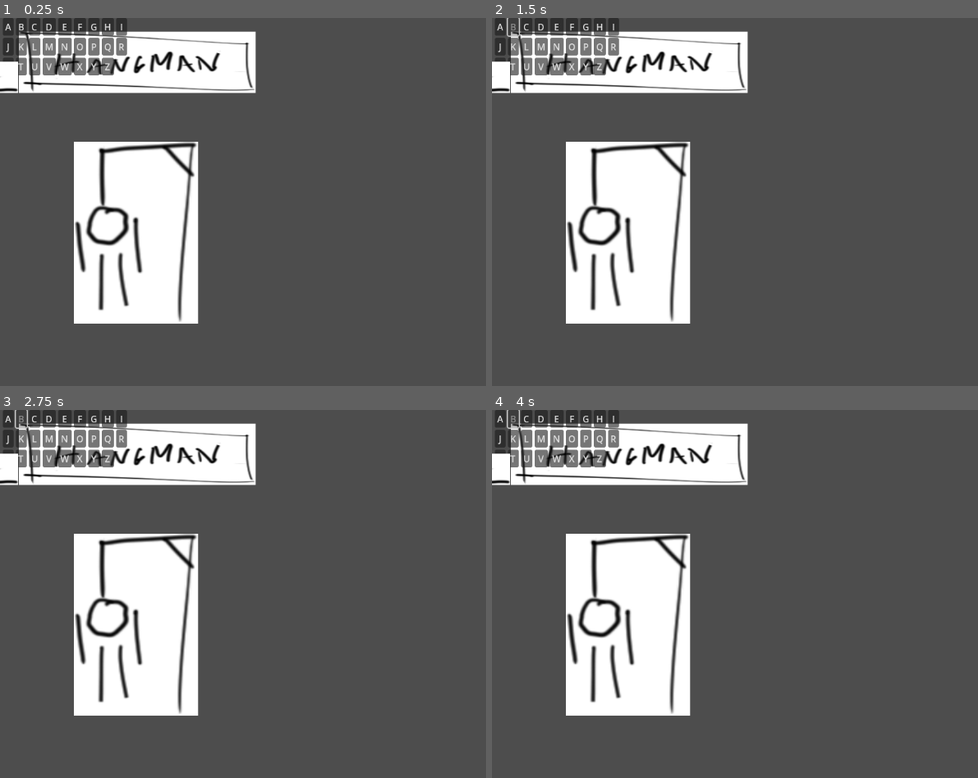
Above: before the commit, frames 1-4 (two rows, left to right).
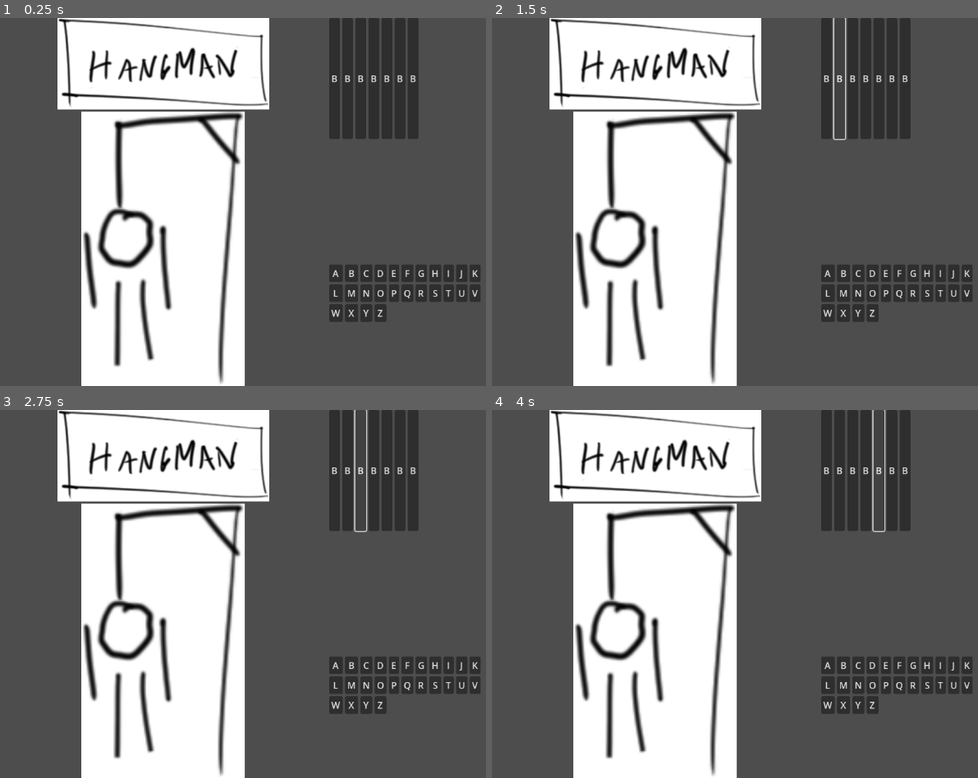
Above: after the commit, the same moments.

Repository: mkangjazz/godot_hangman
Game: Godot game, scene res://scenes/root.tscn
The game is run twice, just before and just after one commit, with the same random seed, the same clock (stepped at 60 frames per second) and the same inputs.
Inputs (mouse positions are in pixels of both pictures, inside the frame that each line leads up to):
- Up to frame 1 (0.25 s): no input
- Up to frame 2 (1.5 s): click "B" at 0.5 s; click (841, 76) at 1.25 s, where only the run after the commit has a clickable "B"
- Up to frame 3 (2.75 s): click (359, 468) at 2 s, where only the run after the commit has a clickable "B"
- Up to frame 4 (4 s): click (866, 468) at 2.75 s, where only the run after the commit has a clickable "B"; click (880, 468) at 3.5 s, where only the run after the commit has a clickable "B"

The runs differ from the first frame. In frame 1, 34% of the frame differs, in the area x 0-99%, y 0-100%; in frame 2, 34%; in frame 3, 34%; in frame 4, 34%.

Commit message:
container sizing...

Diff:
--- a/hangman/scenes/blank_space.tscn
+++ b/hangman/scenes/blank_space.tscn
@@ -6,5 +6,21 @@
 [node name="BlankSpace" type="Node2D"]
 script = ExtResource("1_hc242")
 
-[node name="Sprite2D" type="Sprite2D" parent="."]
+[node name="Control" type="Control" parent="."]
+layout_mode = 3
+anchors_preset = 0
+offset_right = 32.0
+offset_bottom = 32.0
+size_flags_horizontal = 3
+size_flags_vertical = 3
+
+[node name="TextureRect" type="TextureRect" parent="Control"]
+layout_mode = 1
+anchors_preset = 15
+anchor_right = 1.0
+anchor_bottom = 1.0
+grow_horizontal = 2
+grow_vertical = 2
 texture = ExtResource("2_45l16")
+expand_mode = 3
+stretch_mode = 5
--- a/hangman/scenes/root.tscn
+++ b/hangman/scenes/root.tscn
@@ -5,43 +5,57 @@
 [ext_resource type="Texture2D" uid="uid://ym6wijdftj3s" path="res://assets/stage.png" id="3_rdbgv"]
 
 [node name="Node2D" type="Node2D"]
-position = Vector2(1, 0)
 script = ExtResource("1_xbogm")
 
-[node name="SplitContainer" type="HBoxContainer" parent="."]
-offset_right = 1145.0
-offset_bottom = 649.0
+[node name="CanvasLayer" type="CanvasLayer" parent="."]
+
+[node name="MarginContainer" type="MarginContainer" parent="CanvasLayer"]
+unique_name_in_owner = true
+clip_contents = true
+anchors_preset = 15
+anchor_right = 1.0
+anchor_bottom = 1.0
+grow_horizontal = 2
+grow_vertical = 2
 size_flags_horizontal = 3
 size_flags_vertical = 3
 
-[node name="PanelContainer" type="PanelContainer" parent="SplitContainer"]
+[node name="HBoxContainer" type="HBoxContainer" parent="CanvasLayer/MarginContainer"]
 layout_mode = 2
+metadata/_edit_use_anchors_ = true
 
-[node name="Sprite2D_logo" type="Sprite2D" parent="SplitContainer/PanelContainer"]
-position = Vector2(240, 78)
-scale = Vector2(1.47602, 0.892508)
-texture = ExtResource("2_pdqqn")
-
-[node name="Sprite2D_stage" type="Sprite2D" parent="SplitContainer/PanelContainer"]
-position = Vector2(238, 378)
-scale = Vector2(2.25047, 1.95802)
-texture = ExtResource("3_rdbgv")
-
-[node name="VFlowContainer" type="VFlowContainer" parent="SplitContainer"]
+[node name="VBoxContainer" type="VBoxContainer" parent="CanvasLayer/MarginContainer/HBoxContainer"]
 layout_mode = 2
 size_flags_horizontal = 3
 
-[node name="Keyboard" type="GridContainer" parent="SplitContainer/VFlowContainer"]
+[node name="Logo" type="TextureRect" parent="CanvasLayer/MarginContainer/HBoxContainer/VBoxContainer"]
+layout_mode = 2
+size_flags_vertical = 3
+texture = ExtResource("2_pdqqn")
+stretch_mode = 5
+
+[node name="Stage" type="TextureRect" parent="CanvasLayer/MarginContainer/HBoxContainer/VBoxContainer"]
+layout_mode = 2
+size_flags_vertical = 3
+size_flags_stretch_ratio = 3.0
+texture = ExtResource("3_rdbgv")
+stretch_mode = 5
+
+[node name="VBoxContainer2" type="VBoxContainer" parent="CanvasLayer/MarginContainer/HBoxContainer"]
+layout_mode = 2
+size_flags_horizontal = 3
+
+[node name="BlankSpaces" type="HBoxContainer" parent="CanvasLayer/MarginContainer/HBoxContainer/VBoxContainer2"]
 unique_name_in_owner = true
 layout_mode = 2
-columns = 9
+size_flags_vertical = 3
 
-[node name="BlankSpaces" type="HFlowContainer" parent="SplitContainer/VFlowContainer"]
+[node name="Incorrect" type="HFlowContainer" parent="CanvasLayer/MarginContainer/HBoxContainer/VBoxContainer2"]
+layout_mode = 2
+size_flags_vertical = 3
+
+[node name="Keyboard" type="GridContainer" parent="CanvasLayer/MarginContainer/HBoxContainer/VBoxContainer2"]
 unique_name_in_owner = true
-layout_direction = 2
 layout_mode = 2
-size_flags_vertical = 4
-size_flags_stretch_ratio = 0.0
-
-[node name="Incorrect" type="HFlowContainer" parent="SplitContainer/VFlowContainer"]
-layout_mode = 2
+size_flags_vertical = 3
+columns = 11
--- a/hangman/scripts/root.gd
+++ b/hangman/scripts/root.gd
@@ -52,10 +52,17 @@
 	current_word = random_word;
 
 	for char in random_word:
+		var control = Button.new()
 		var space = blank_space_scene.instantiate()
 
 		space.setCharacter(char);
-		blank_spaces_container.add_child(space)
+		#control.add_child(space);
+
+		control.text = "B";
+		#blank_spaces_container.add_child(space)
+		blank_spaces_container.add_child(control)
+		print("char: ", char);
+
 	pass
 
 func handle_keyboard_keypress(key:String):
